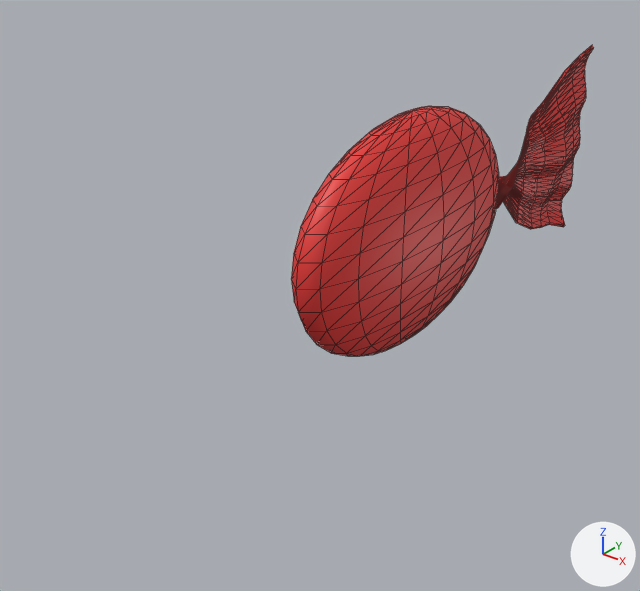
One commit to the glTF model images/bonbon1.glb: the scene before it, then after it.
One viewpoint serves both versions: a camera (50 mm lens) standing at (2.02, -3.15, 1.48) and looking at (-0.23, -0.34, -0.26). Arrows for +X, +Y and +Z are at lower right; the lights stay in place. Mesh edges are drawn as thin lines. Where no turn or scale is listed for an object, it has been applied to the vertices. Vertices at the same position are counted once.

Script lines for the objects in view, before the commit:
```python
me_plan_001 = bpy.data.meshes.new('Plan.001')
me_plan_001.from_pydata(...)  # 594 vertices, 1184 faces; spans x -0.11..0.076, y -0.558..0.579, z -0.56..0.558
me_plan_001.materials.append(mat_matériau)  # red #e73936
me_sphère = bpy.data.meshes.new('Sphère')
me_sphère.from_pydata(...)  # a UV sphere (16 segments, 16 rings, poles along z) spanning x -1.0..1.0, y -1.0..1.0, z -1.0..1.0
me_sphère.materials.append(mat_matériau)  # red #e73936
ob_plan = bpy.data.objects.new('Plan', me_plan_001)
ob_plan.location = (0.0, 1.281, 0.0)
ob_sphère = bpy.data.objects.new('Sphère', me_sphère)
ob_sphère.location = (0.0, 0.0, 0.0)
ob_sphère.rotation_euler = (3.142, 0.0, 0.0)  # degrees (180, 0, 0)
ob_sphère.scale = (-0.187, -0.777, -0.546)
```
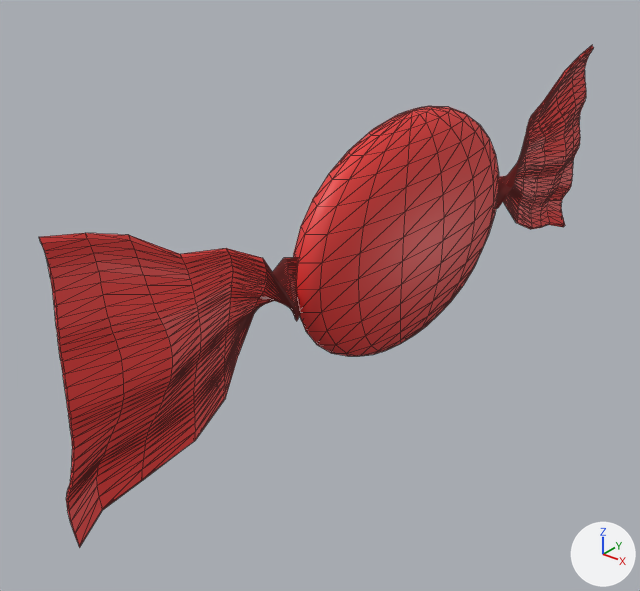
Location of each change, (x1, y1, x2, y2) in pixels of the pictures (640 x 591 px):
'Plan', reshaped
    before: (496, 45, 593, 229)
    after: (39, 45, 593, 548)
part 1 of me_plan_001, added (red)
    after: (39, 233, 300, 548)

The change, as a list of edits to the scene's bpy script:
```text
Change me_plan_001:
    where me_plan_001.from_pydata(...)  # 594 vertices, 1184 faces; spans x -0.11..0.076, y -0.558..0.579, z -0.56..0.558
    used by ob_plan; location = (0.0, 1.281, 0.0)
    me_plan_001 part 1: the loose piece of 594 vertices spanning x -0.11..0.076, y -0.558..0.579, z -0.56..0.558 is copied, and the copy is mirrored in y about its middle, then moved by (0.0, -2.582, 0.0); it spans x -0.11..0.076, y -3.141..-2.003, z -0.56..0.558
```
